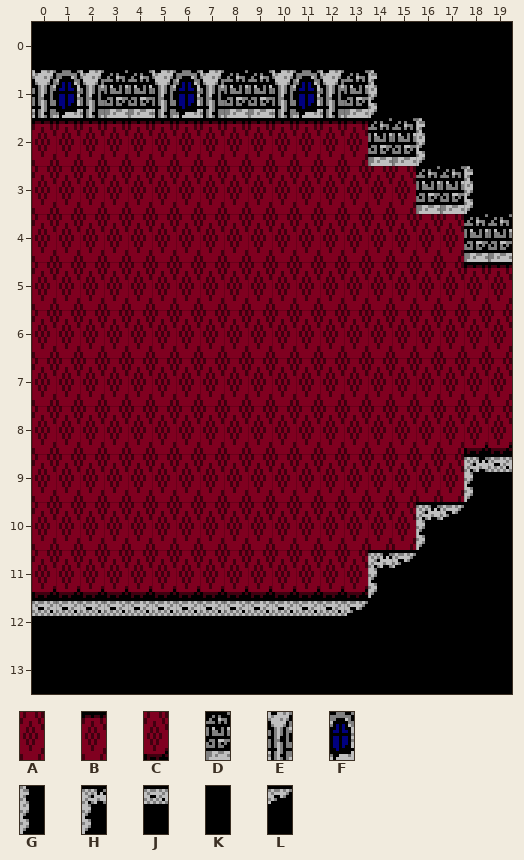
One commit to this Tiled map: tiled/castle_room_17.tmx. Above is the file before it was changed.
Cells are 8x16 px. Shown: x 0..19, y 0..13.
Key: from "castle_carpet": A 0, B 2, C 7; from "castle_stone": D 0, E 1, F 2, G 4, H 5, J 6, K 8, L 10.
_ is an empty cell.
Layer "Tile Layer 1" before, first column x 0:
 0 KKKKKKKKKKKKKKKKKKKK
 1 EFEDDEFEDDEFEDGKKKKK
 2 BBBBBBBBBBBBBBDDGKKK
 3 AAAAAAAAAAAAAAAADDGK
 4 AAAAAAAAAAAAAAAAAADD
 5 AAAAAAAAAAAAAAAAAABB
 6 AAAAAAAAAAAAAAAAAAAA
 7 AAAAAAAAAAAAAAAAAAAA
 8 AAAAAAAAAAAAAAAAAACC
 9 AAAAAAAAAAAAAAAAAAHJ
10 AAAAAAAAAAAAAAAAHLKK
11 CCCCCCCCCCCCCCHLKKKK
12 JJJJJJJJJJJJJLKKKKKK
13 KKKKKKKKKKKKKKKKKKKK
Once edited:
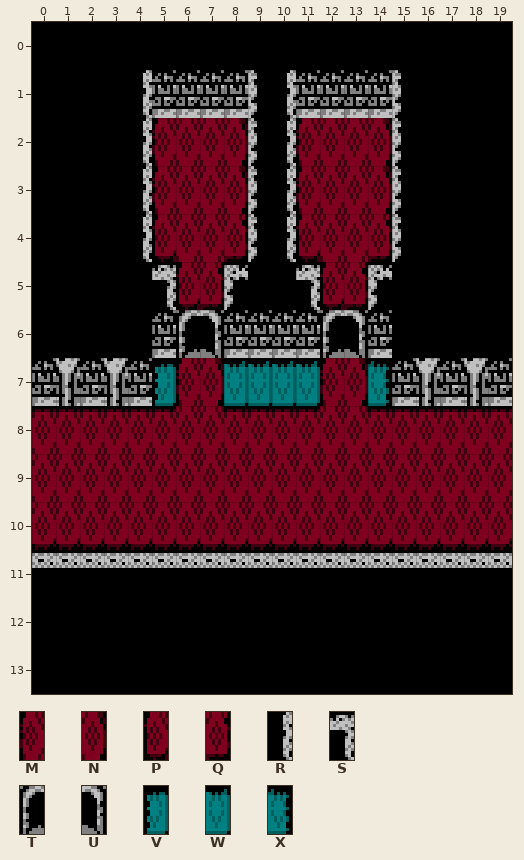
Further tiles: from "castle_carpet": M 4, N 5, P 6, Q 8; from "castle_stone": R 3, S 7, T 11, U 12; from "castle_tile": V 1, W 2, X 3.
The exact change:
Changed rows in their new state; . is an unchanged cell.
Layer "Tile Layer 1":
first column x 0:
 1 KKKKRDDD.GRDD.DG....
 2 KKKKRMAANGRMAANGK...
 3 KKKKRM..NGRM..NGKKK.
 4 KKKKRP..QGRP..QGKKKK
 5 KKKKKSPQHKKSPQHKKKKK
 6 KKKKKDTUDDDDTUDKKKKK
 7 DEDEDVMNWWWWMNXDEDED
 8 BBBBBB..BBBB..BBBBBB
 9 ..................AA
10 CCCCCCCCCCCCCCCCCCCC
11 JJJJJJJJJJJJJJJJJJJJ
12 KKKKKKKKKKKKKK......
Boxes around the changes in both pictures, in picture pixels (x1, y1, x2, y2):
changed: (32, 70, 512, 616)
